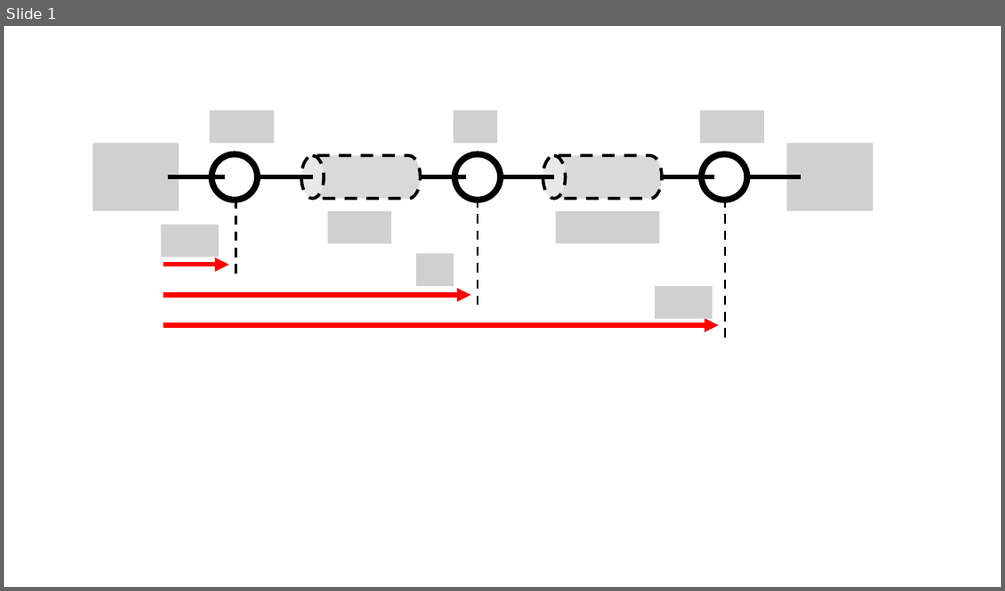
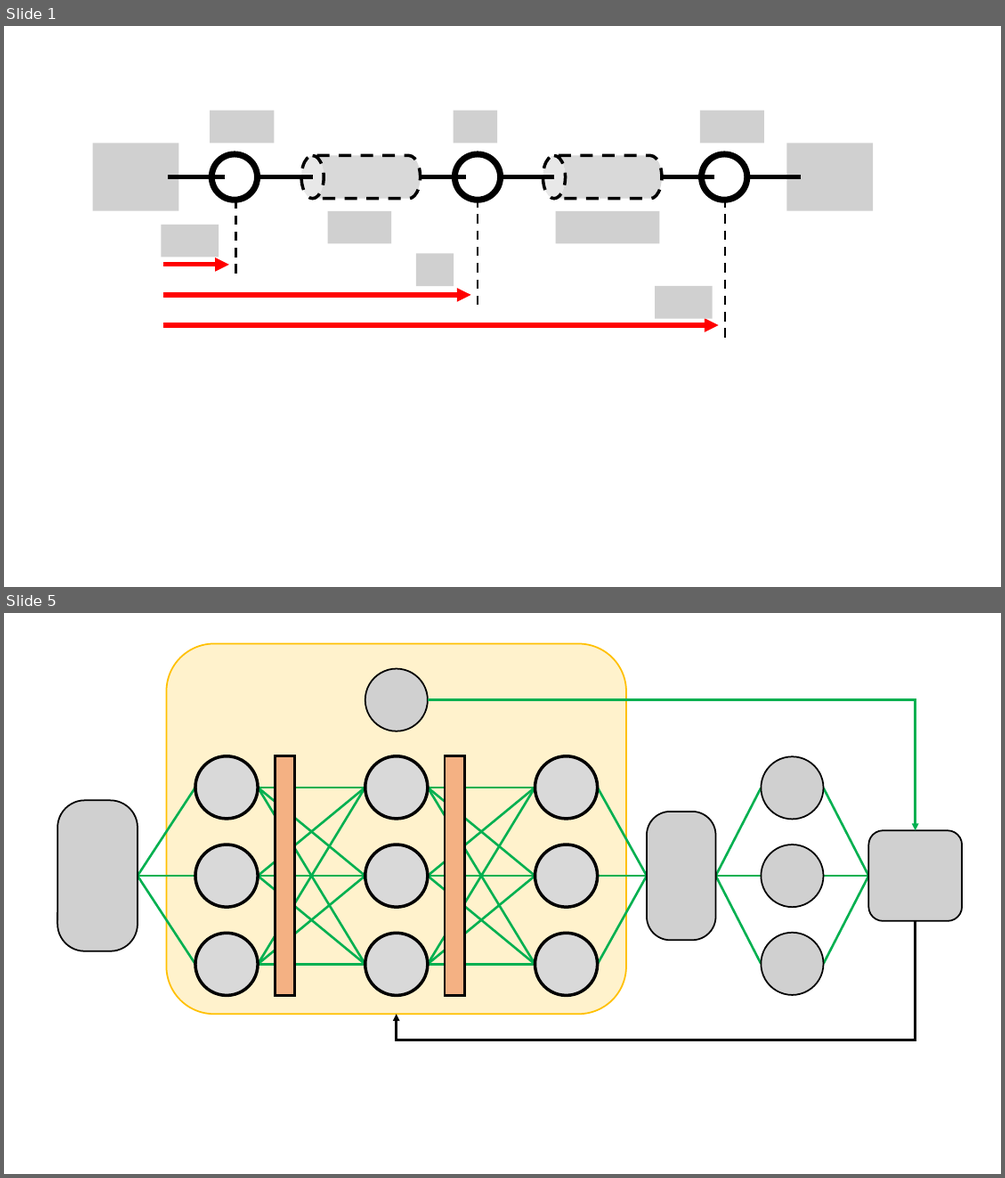
Before and after one commit to CS-433/project2_PINN_ACJ, a slide deck: derivations/spring-mass-diagram.pptx. Shown one above the other, each under a label of ours: slide 1 before the commit, slides 1 and 5 after it; the slides between them are not shown. The pictures are 1005x591 and 1005x1178 pixels, drawn with LibreOffice and Linux fonts; fonts in the diff are those of the drawing; grey boxes stand for pictures. Boxes give left, top, right and bottom in pixels: in the first picture for what was removed or moved away, otherwise in the second. Text is boxed around its words. In the diff, an @@ line names an element or a change of style, - is before the commit and + after.

```diff
--- a/derivations/spring-mass-diagram.pptx
+++ b/derivations/spring-mass-diagram.pptx
@@ slide 5 added at (4,613,1001,1174), background #FFFFFF @@
@@ rounded rectangle added at (166,643,626,1013), fill #FFF2CC, outline #FFC000 1.5 pt @@
@@ picture added at (365,669,428,732) @@
@@ elbow arrow added from (428, 699) to (915, 831), #00B050 2.25 pt @@
@@ picture added at (760,756,824,819) @@
@@ line added from (195, 787) to (138, 876), #00B050 2.25 pt @@
@@ line added from (598, 787) to (647, 876), #00B050 2.25 pt @@
@@ line added from (716, 876) to (760, 788), #00B050 2.25 pt @@
@@ line added from (868, 876) to (824, 788), #00B050 2.25 pt @@
@@ picture added at (57,800,138,951) @@
@@ picture added at (647,811,716,940) @@
@@ ellipse added at (647,831,716,920), fill #FFFFFF, outline #000000 1.5 pt @@
@@ picture added at (760,844,824,908) @@
@@ picture added at (868,831,962,921) @@
@@ line added from (195, 876) to (138, 876), #00B050 2.25 pt @@
@@ line added from (195, 964) to (138, 876), #00B050 2.25 pt @@
@@ line added from (598, 964) to (647, 876), #00B050 2.25 pt @@
@@ line added from (598, 876) to (647, 876), #00B050 2.25 pt @@
@@ line added from (716, 876) to (760, 876), #00B050 2.25 pt @@
@@ line added from (716, 876) to (760, 964), #00B050 2.25 pt @@
@@ line added from (824, 876) to (868, 876), #00B050 2.25 pt @@
@@ line added from (824, 964) to (868, 876), #00B050 2.25 pt @@
@@ elbow arrow added from (915, 921) to (396, 1013), #000000 2.25 pt @@
@@ picture added at (760,933,824,995) @@
@@ group added at (195,755,598,996): 9 ellipses, 2 rectangles @@
@@ group added at (258,787,365,964): 9 lines @@
@@ group added at (428,787,535,964): 9 lines @@
```
Also in this commit, not shown: 6 other slides added, 4 other files.
